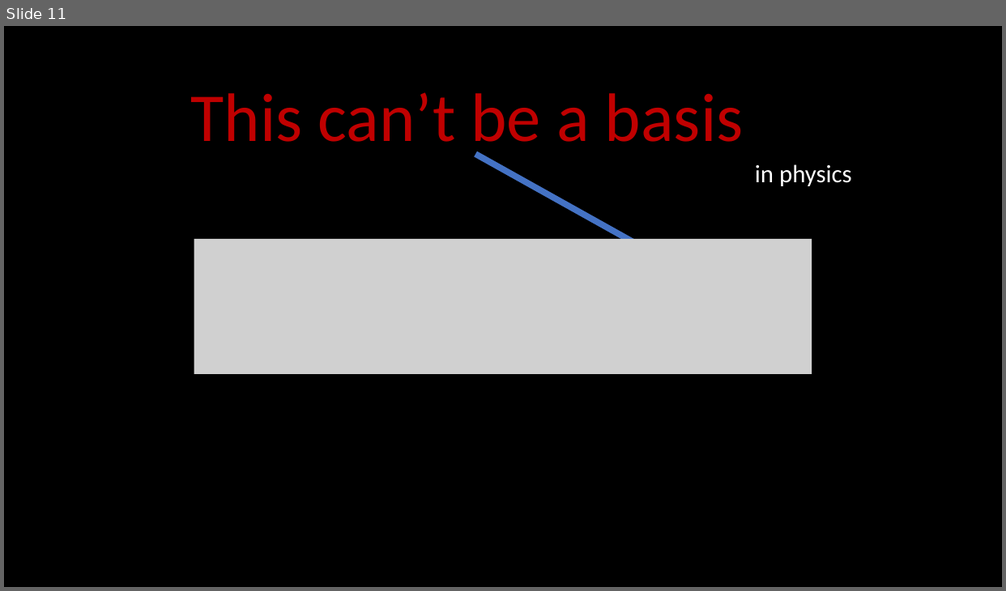
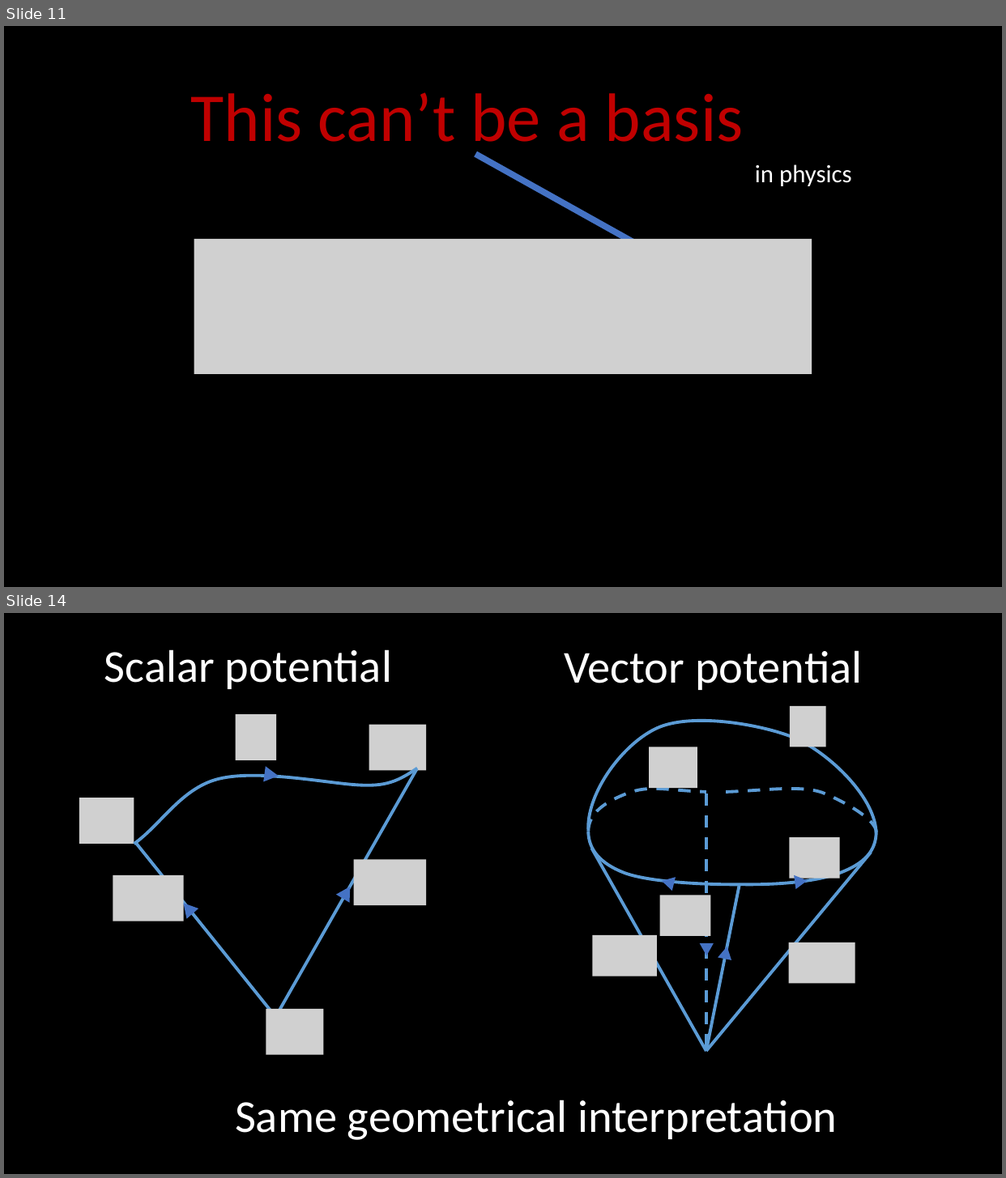
Before and after one commit to assumptionsofphysics/slides, a slide deck: 2025/2025Thumbnail.pptx. Shown one above the other, each under a label of ours: slide 11 before the commit, slides 11 and 14 after it; the slides between them are not shown. The pictures are 1006x591 and 1006x1178 pixels, drawn with LibreOffice and Linux fonts; fonts in the diff are those of the drawing; grey boxes stand for pictures; background and template pictures are left out. Boxes give left, top, right and bottom in pixels: in the first picture for what was removed or moved away, otherwise in the second. Text is boxed around its words. In the diff, an @@ line names an element or a change of style, - is before the commit and + after.

```diff
--- a/2025/2025Thumbnail.pptx
+++ b/2025/2025Thumbnail.pptx
@@ slide 14 added at [4,613,1002,1174], background #000000 @@
@@ text added at [104,649,392,689], 44 pt, text #FFFFFF @@
+Scalar potential
@@ text added at [565,650,862,690], 44 pt, text #FFFFFF @@
+Vector potential
@@ group added at [589,706,877,1051]: 6 pictures, 5 freeform shapes, 4 lines, 4 triangles @@
@@ group added at [79,714,426,1054]: 6 pictures, 3 triangles, 2 lines, 1 freeform shape @@
@@ text added at [235,1100,837,1140], 44 pt, text #FFFFFF @@
+Same geometrical interpretation
```
Also in this commit, not shown: 2 other slides added, 1 other file.
